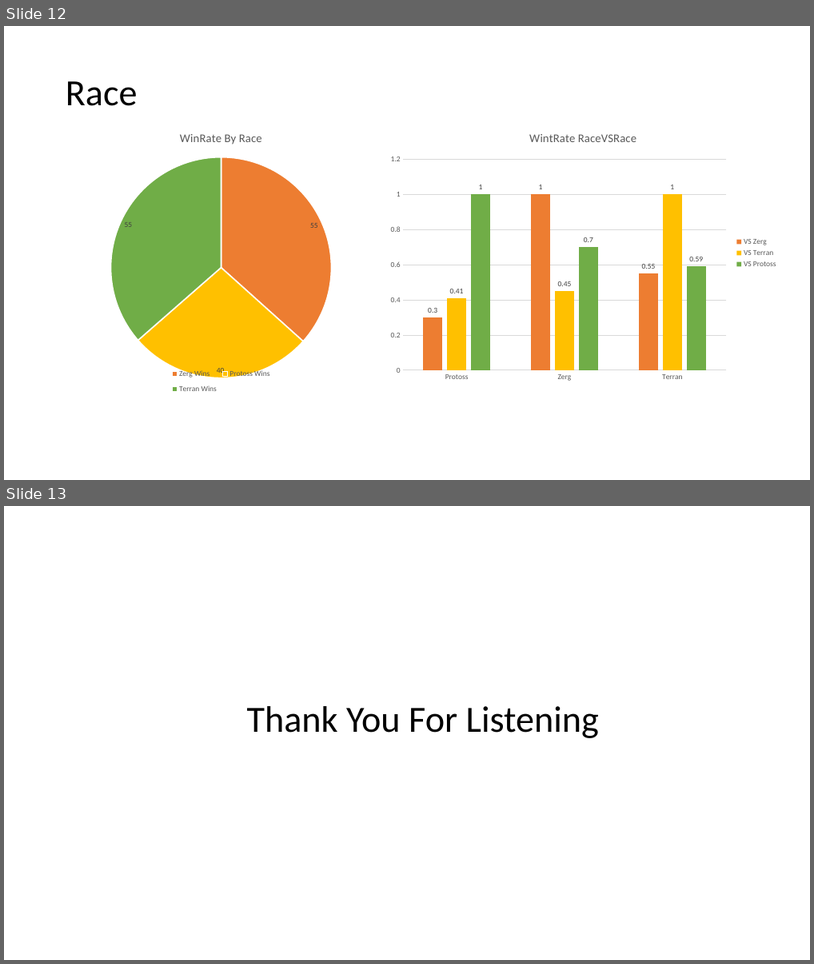
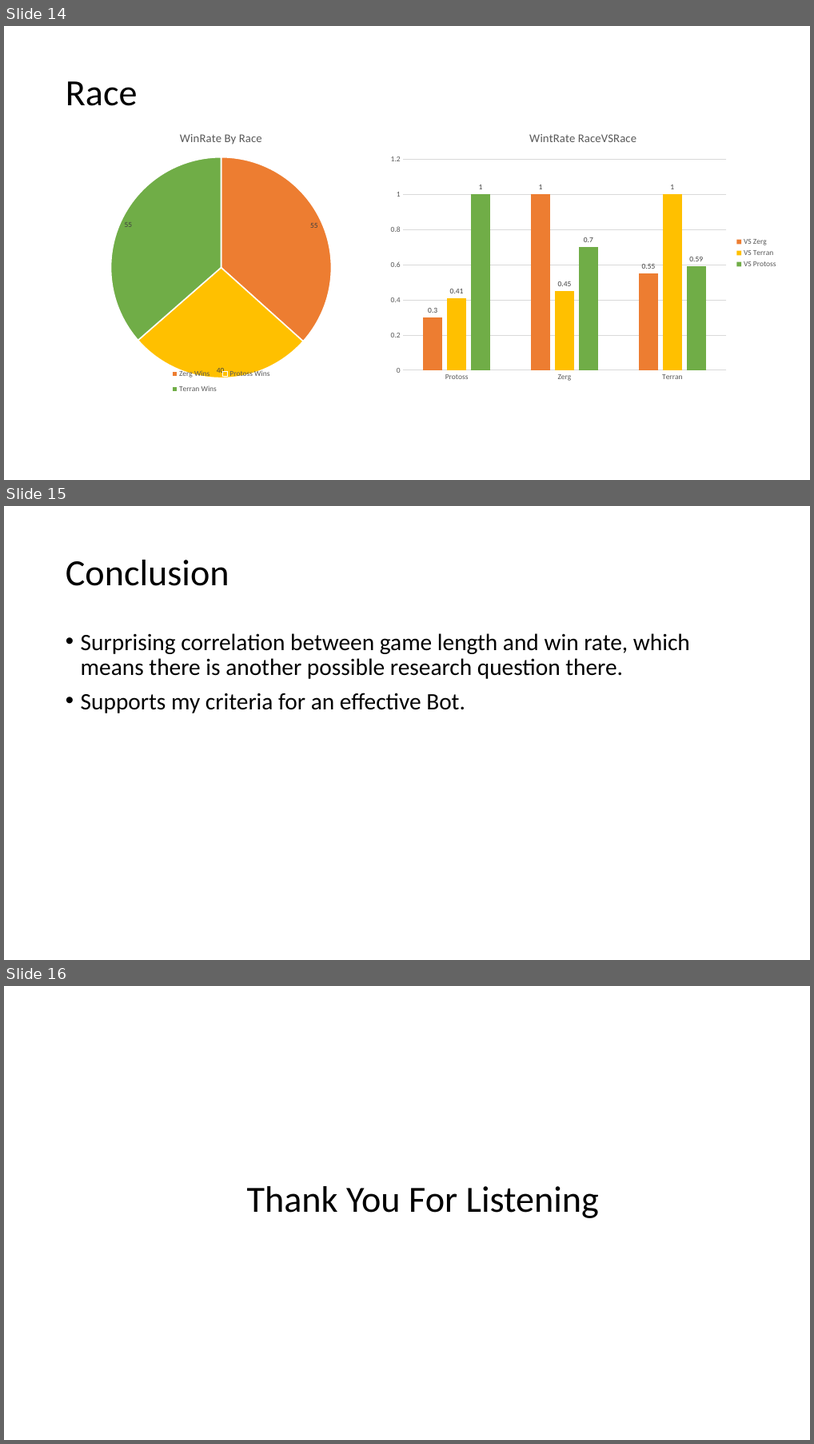
Before and after one commit to James120393/Dissertation_Artefact, a slide deck: ResultsPresentation.pptx. Shown one above the other, each under a label of ours: slides 12 and 13 before the commit, slides 14, 15 and 16 after it. The pictures are 814x964 and 814x1444 pixels, drawn with LibreOffice and Linux fonts; fonts in the diff are those of the drawing. Boxes give left, top, right and bottom in pixels: in the first picture for what was removed or moved away, otherwise in the second. Text is boxed around its words. In the diff, an @@ line names an element or a change of style, - is before the commit and + after.

```diff
--- a/ResultsPresentation.pptx
+++ b/ResultsPresentation.pptx
@@ slide 15 added at <box>4,506,810,960</box>, background #FFFFFF @@
@@ title added at <box>66,560,230,586</box>, 44 pt, text #000000 @@
+Conclusion
@@ text added at <box>81,633,690,713</box>, 28 pt, text #000000 @@
+• Surprising correlation between game length and win rate, which means there is another possible research question there.
+• Supports my criteria for an effective Bot.
@@ what was slide 12 is now slide 14 @@
@@ what was slide 13 is now slide 16 @@
```
Also in this commit, not shown: 6 slides changed, 2 other slides added, 2 other files.
